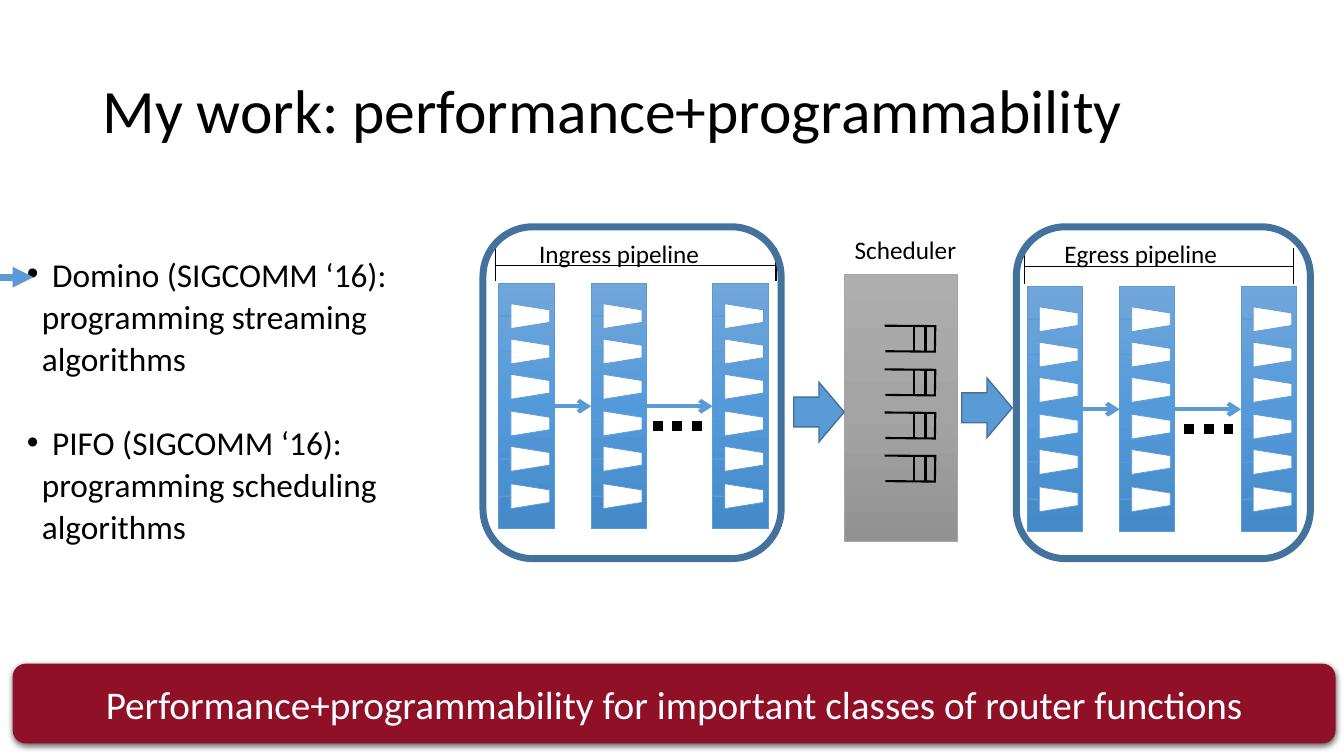
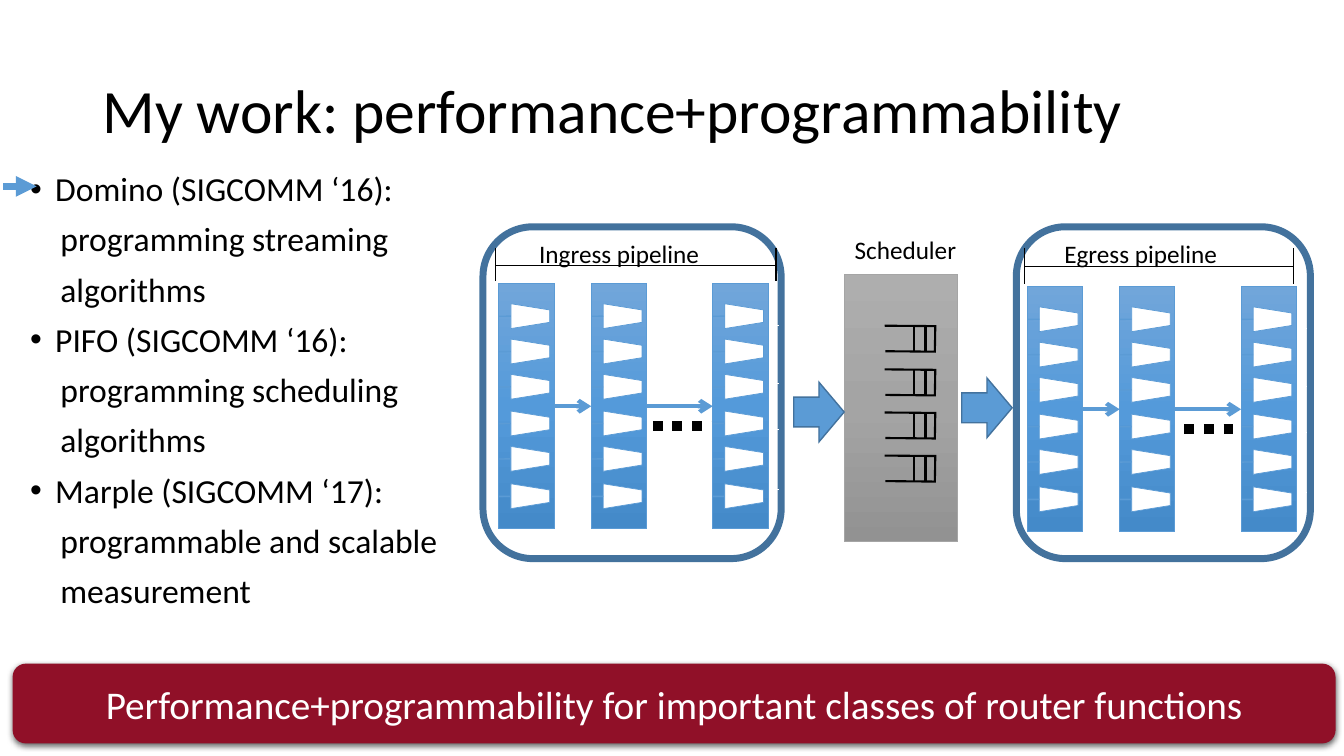
Before and after one commit to anirudhSK/pifo-domino-marple-ppts, a slide deck: slide 7 of uw_talk.pptx. Drawn at 1344x756 pixels with LibreOffice and Linux fonts; fonts in the diff are those of the drawing. Boxes give left, top, right and bottom in pixels: in the first picture for what was removed or moved away, otherwise in the second. Text is boxed around its words. In the diff, an @@ line names an element or a change of style, - is before the commit and + after.

Commit message:
Add NG's slides for Marple from his SIGCOMM talk
Still a few more TODOs

```diff
--- a/uw_talk.pptx
+++ b/uw_talk.pptx
@@ text "Domino (SIGCOMM ‘16):": place and size @@
-text "Domino (SIGCOMM ‘16):" at bbox=[42, 262, 386, 545]
+text "Domino (SIGCOMM ‘16):" at bbox=[55, 176, 437, 604]
@@ text at bbox=[55, 176, 398, 458]: size 23.8 to 24 pt in "Domino (SIGCOMM ‘16):", "programming streaming", "algorithms", "PIFO (SIGCOMM ‘16):" and 2 more places; line spacing 0.7 to 0.9 @@
@@ arrow moved from (0, 277) - (33, 277) to (3, 187) - (36, 187) @@
@@ text at bbox=[55, 478, 437, 604]: paragraphs added @@
+• Marple (SIGCOMM ‘17):
+programmable and scalable
+measurement
```
Also in this commit, not shown: 4 other slides changed, 21 slides added, 2 slides removed.
